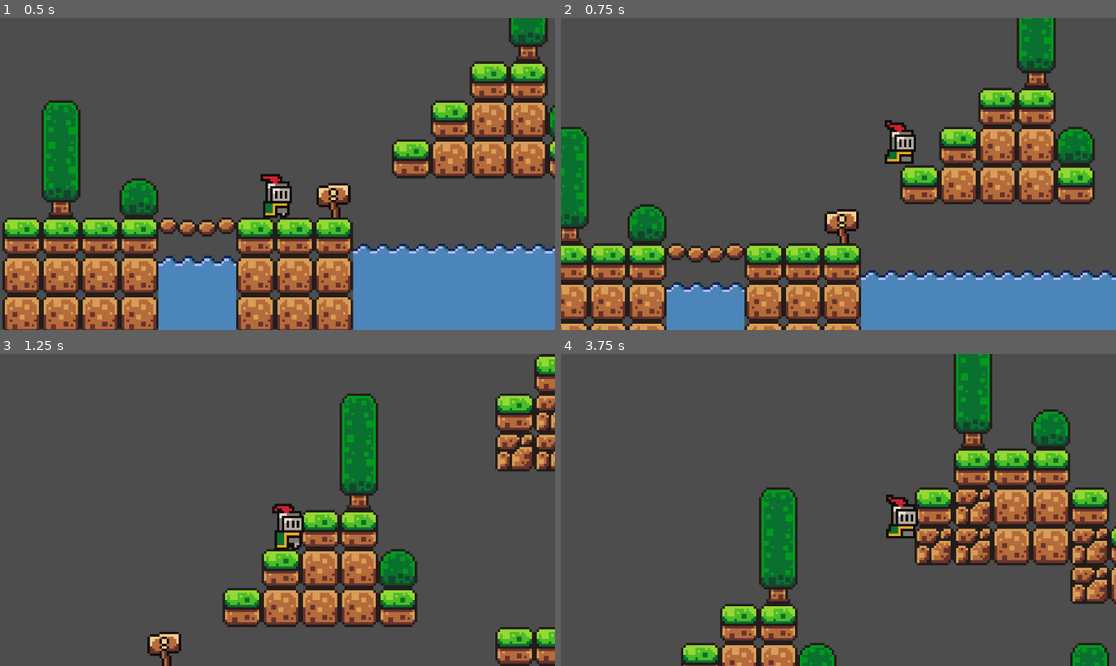
Above: before the commit, frames 1-4 (two rows, left to right).
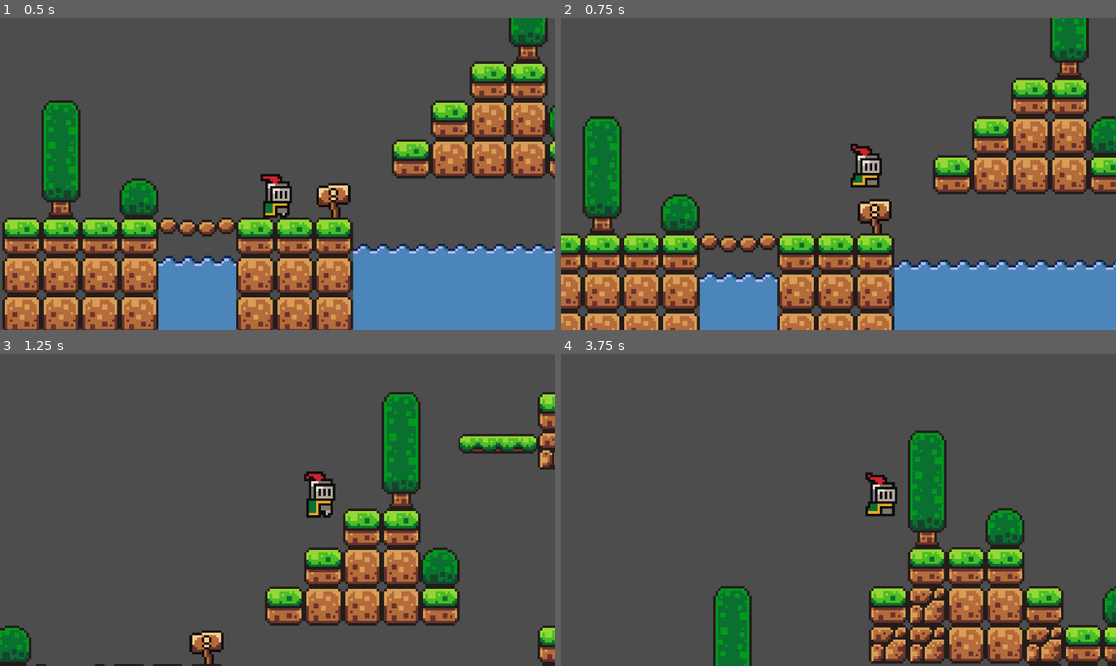
Above: after the commit, the same moments.

Repository: rrafliadytm/Prototye-Game
Game: Godot game, scene res://scenes/game.tscn
Same seed, same stepped clock (60 frames per second), same inputs: the game is played once before the commit and once after it.
Inputs:
- Up to frame 1 (0.5 s): no input
- Up to frame 2 (0.75 s): hold Right (ui_right) from 0.53 s (still down); tap Up (ui_up) at 0.6 s
- Up to frame 3 (1.25 s): keep holding Right (ui_right); tap Up (ui_up) at 0.77, 1.07 s
- Up to frame 4 (3.75 s): tap Up (ui_up) at 1.35, 1.52, 1.82, 2.1, 2.85, 3.02, 3.32, 3.6 s; release Right (ui_right) at 2.03 s; hold Left (ui_left) 2.03-2.78 s; hold Right (ui_right) from 2.78 s (still down)

Frame 1 is identical in both runs. In frame 2, 37% of the frame differs, in the area x 0-100%, y 0-100%; in frame 3, 22%; in frame 4, 35%.

Commit message:
add_platform

Diff:
--- a/scenes/game.tscn
+++ b/scenes/game.tscn
@@ -1,6 +1,7 @@
-[gd_scene load_steps=6 format=3 uid="uid://k1py25xq420i"]
+[gd_scene load_steps=11 format=3 uid="uid://k1py25xq420i"]
 
 [ext_resource type="PackedScene" uid="uid://bhlk87htdwxgm" path="res://scenes/player.tscn" id="1_uwrxv"]
+[ext_resource type="PackedScene" uid="uid://cs2q71m3ppplr" path="res://scenes/platform.tscn" id="2_lnu2h"]
 [ext_resource type="Texture2D" uid="uid://drp8o7df8lhhf" path="res://assets/sprites/world_tileset.png" id="3_lbhrr"]
 
 [sub_resource type="TileSetAtlasSource" id="TileSetAtlasSource_p57ef"]
@@ -200,6 +201,60 @@
 physics_layer_0/collision_layer = 1
 sources/2 = SubResource("TileSetAtlasSource_p57ef")
 
+[sub_resource type="Animation" id="Animation_lbhrr"]
+resource_name = "move"
+loop_mode = 2
+tracks/0/type = "value"
+tracks/0/imported = false
+tracks/0/enabled = true
+tracks/0/path = NodePath(".:position")
+tracks/0/interp = 1
+tracks/0/loop_wrap = true
+tracks/0/keys = {
+"times": PackedFloat32Array(0, 1),
+"transitions": PackedFloat32Array(1, 1),
+"update": 0,
+"values": [Vector2(144, -28), Vector2(144, -108)]
+}
+
+[sub_resource type="Animation" id="Animation_iywne"]
+length = 0.001
+tracks/0/type = "value"
+tracks/0/imported = false
+tracks/0/enabled = true
+tracks/0/path = NodePath(".:position")
+tracks/0/interp = 1
+tracks/0/loop_wrap = true
+tracks/0/keys = {
+"times": PackedFloat32Array(0),
+"transitions": PackedFloat32Array(1),
+"update": 0,
+"values": [Vector2(392, 11)]
+}
+
+[sub_resource type="Animation" id="Animation_lnu2h"]
+resource_name = "move1"
+loop_mode = 2
+tracks/0/type = "value"
+tracks/0/imported = false
+tracks/0/enabled = true
+tracks/0/path = NodePath(".:position")
+tracks/0/interp = 1
+tracks/0/loop_wrap = true
+tracks/0/keys = {
+"times": PackedFloat32Array(0, 0.97),
+"transitions": PackedFloat32Array(1, 1),
+"update": 0,
+"values": [Vector2(392, 11), Vector2(392, -52)]
+}
+
+[sub_resource type="AnimationLibrary" id="AnimationLibrary_p57ef"]
+_data = {
+&"RESET": SubResource("Animation_iywne"),
+&"move": SubResource("Animation_lbhrr"),
+&"move1": SubResource("Animation_lnu2h")
+}
+
 [sub_resource type="WorldBoundaryShape2D" id="WorldBoundaryShape2D_yqjtg"]
 distance = -2.99998
 
@@ -219,6 +274,26 @@
 zoom = Vector2(5.05, 5.05)
 position_smoothing_enabled = true
 
+[node name="platform" parent="." instance=ExtResource("2_lnu2h")]
+position = Vector2(392, 11)
+scale = Vector2(1.04, 0.891405)
+
+[node name="AnimationPlayer" type="AnimationPlayer" parent="platform"]
+libraries = {
+&"": SubResource("AnimationLibrary_p57ef")
+}
+autoplay = "move"
+
+[node name="platform2" parent="." instance=ExtResource("2_lnu2h")]
+position = Vector2(392, 11)
+scale = Vector2(1.04, 0.891405)
+
+[node name="AnimationPlayer" type="AnimationPlayer" parent="platform2"]
+libraries = {
+&"": SubResource("AnimationLibrary_p57ef")
+}
+autoplay = "move1"
+
 [node name="StaticBody2D" type="StaticBody2D" parent="."]
 
 [node name="CollisionShape2D" type="CollisionShape2D" parent="StaticBody2D"]
--- /dev/null
+++ b/scenes/platform.tscn
@@ -0,0 +1,19 @@
+[gd_scene load_steps=3 format=3 uid="uid://cs2q71m3ppplr"]
+
+[ext_resource type="Texture2D" uid="uid://bg8b8yodtnvep" path="res://assets/sprites/platforms.png" id="1_ba0x2"]
+
+[sub_resource type="RectangleShape2D" id="RectangleShape2D_nlgqw"]
+size = Vector2(33.3334, 8.33334)
+
+[node name="platform" type="AnimatableBody2D"]
+
+[node name="Sprite2D" type="Sprite2D" parent="."]
+texture = ExtResource("1_ba0x2")
+region_enabled = true
+region_rect = Rect2(16.3161, -0.0704994, 31.6828, 9.20258)
+
+[node name="CollisionShape2D" type="CollisionShape2D" parent="."]
+position = Vector2(0, -1.49012e-07)
+scale = Vector2(0.96, 0.96)
+shape = SubResource("RectangleShape2D_nlgqw")
+one_way_collision = true
--- a/scripts/player.gd
+++ b/scripts/player.gd
@@ -1,8 +1,8 @@
 extends CharacterBody2D
 
 
-const SPEED = 300.0
-const JUMP_VELOCITY = -300.0
+const SPEED = 100.0
+const JUMP_VELOCITY = -200.0
 
 
 func _physics_process(delta: float) -> void:
@@ -14,6 +14,9 @@
 	if Input.is_action_just_pressed("ui_up") and is_on_floor():
 		velocity.y = JUMP_VELOCITY
 
+	if Input.is_action_just_pressed("ui_up") and not is_on_floor():
+		velocity.y = JUMP_VELOCITY
+
 	# Get the input direction and handle the movement/deceleration.
 	# As good practice, you should replace UI actions with custom gameplay actions.
 	var direction := Input.get_axis("ui_left", "ui_right")
Not shown, added: brackeys_platformer_assets/fonts/PixelOperator8-Bold.ttf.import
Not shown, added: brackeys_platformer_assets/fonts/PixelOperator8.ttf.import
Not shown, added: brackeys_platformer_assets/music/time_for_adventure.mp3.import
Not shown, added: brackeys_platformer_assets/sounds/coin.wav.import
Not shown, added: brackeys_platformer_assets/sounds/explosion.wav.import
Not shown, added: brackeys_platformer_assets/sounds/hurt.wav.import
Not shown, added: brackeys_platformer_assets/sounds/jump.wav.import
Not shown, added: brackeys_platformer_assets/sounds/power_up.wav.import
Not shown, added: brackeys_platformer_assets/sounds/tap.wav.import
Not shown, added: brackeys_platformer_assets/sprites/coin.png.import
Not shown, added: brackeys_platformer_assets/sprites/fruit.png.import
Not shown, added: brackeys_platformer_assets/sprites/knight.png.import
(and 4 more such lines)
